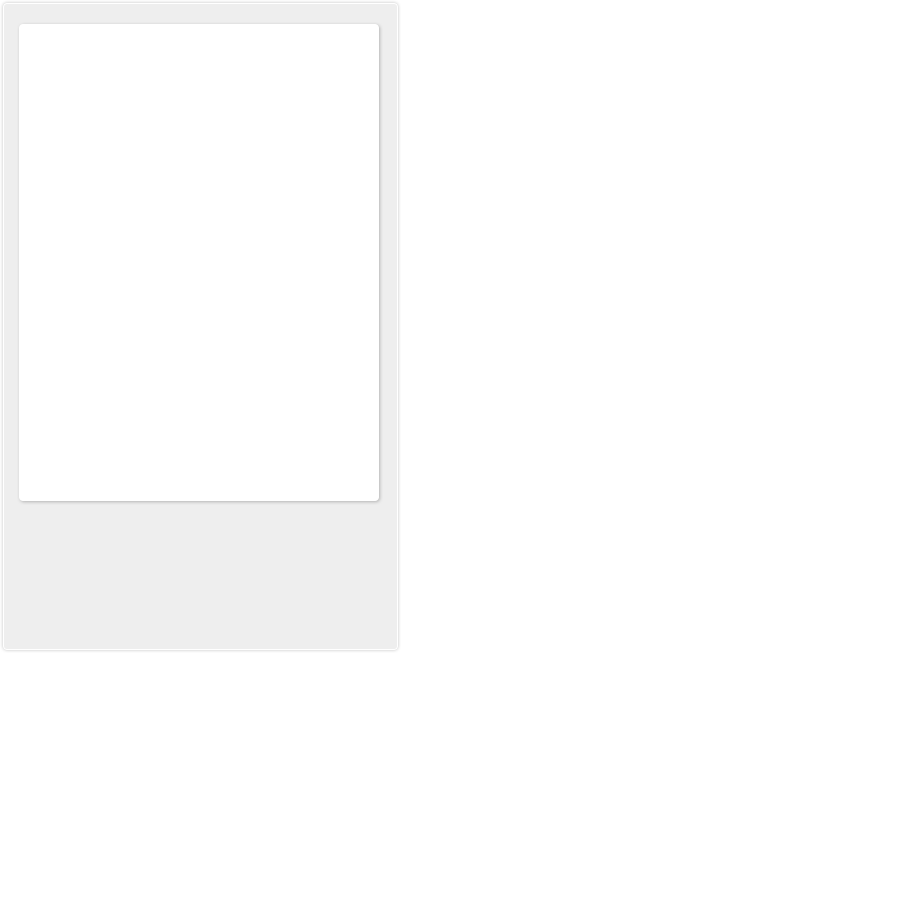
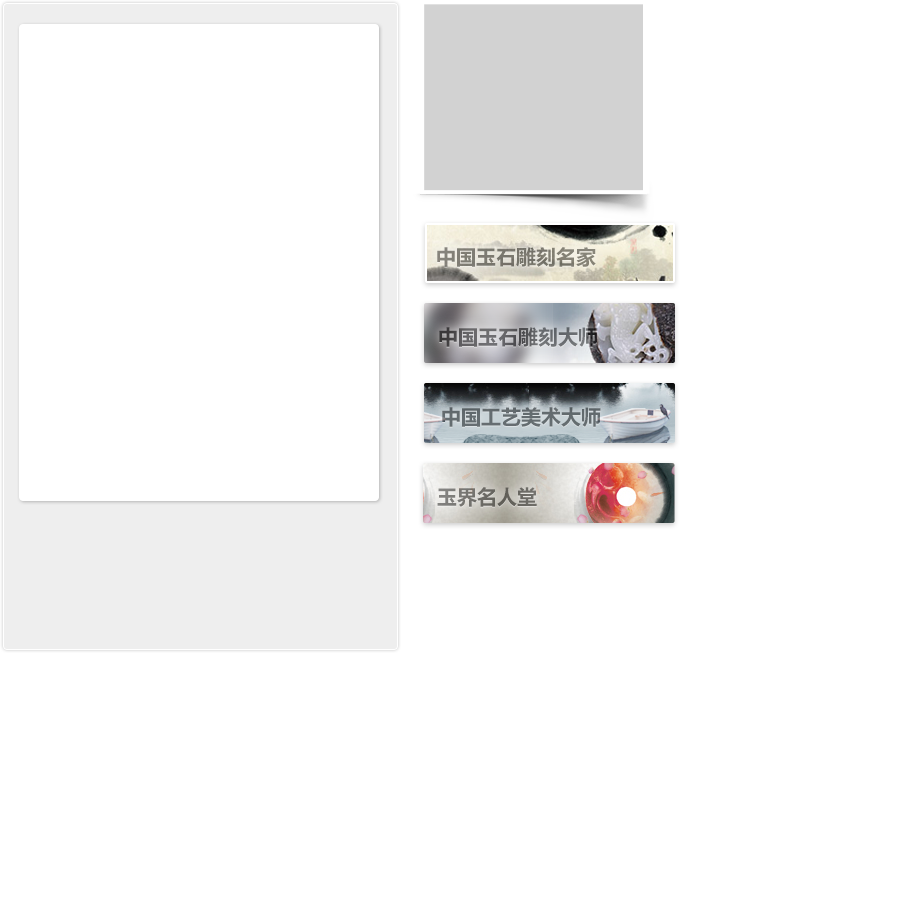
Before/after of a 900×900 layered artwork. What changed in the layer stack:
added layer "玉界名人堂" above "中国工艺美术大师" over (x1=419, y1=461, x2=679, y2=529)
added layer "中国工艺美术大师" above "中国玉石雕刻大师" over (x1=420, y1=381, x2=679, y2=449)
added layer "中国玉石雕刻大师" above "中国玉石雕刻名家 副本" over (x1=420, y1=301, x2=679, y2=369)
added layer "中国玉石雕刻名家 副本" above "形状 10 副本 3" over (x1=421, y1=221, x2=679, y2=289)
added layer "形状 10 副本 3" above "形状 10 副本 2" over (x1=424, y1=4, x2=643, y2=191)
added layer "形状 10 副本 2" above "Shadow 01" over (x1=420, y1=4, x2=648, y2=195)
added layer "Shadow 01" (25%) above "Shadow 02" over (x1=416, y1=179, x2=654, y2=224)
added layer "Shadow 02" (90%) above "形状 15 副本 7" over (x1=420, y1=194, x2=648, y2=209)
